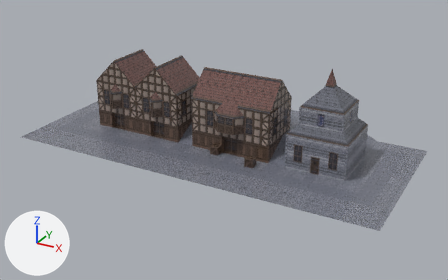
Two versions of the glTF model public/glb/village-1.glb, one commit apart.
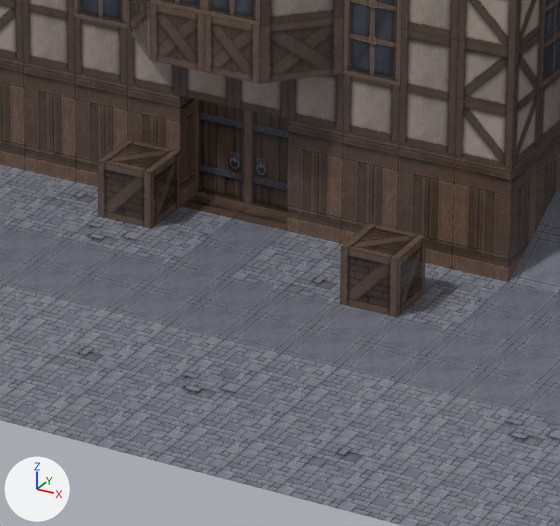
Each version appears first whole from a camera (50 mm lens) standing at (20.54, -54.2, 30.52) and looking at (-11.57, 4.2, 1.32), and next in a close-up on the part from 44% to 62% of the width and 44% to 71% of the height. Lighting does not change. The marker at lower left points along +X, +Y and +Z. The last two pictures show the newer version.

Objects in the first close-up: 'EntityTrimesh.Crate', 'EntityTrimesh.Crate.001', 'EntityTrimesh.Home', 'EntityTrimesh.World'.
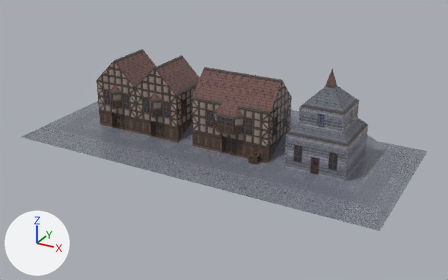
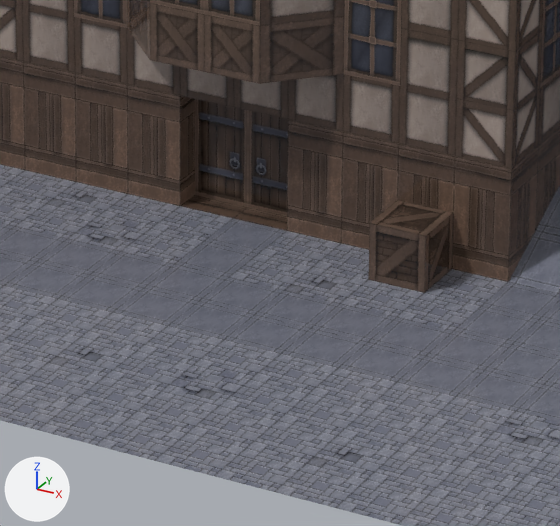
Commit message: Refactor EntityCube

What differs and where, as boxes (x1, y1, x2, y2) in the close-ups (560 x 526 px):
```json
{"object": "EntityTrimesh.Crate", "change": "deleted", "before": [340, 223, 426, 317], "on screen": "brown"}
{"object": "EntityCube.Crate", "change": "added", "after": [368, 200, 453, 293], "on screen": "brown"}
{"object": "EntityTrimesh.Crate.001", "change": "deleted", "before": [98, 139, 180, 228], "on screen": "brown"}
```

Edits to the scene script, one JSON object a line:
```json
{"op": "add", "block": "me_mesh_003_1", "code": ["me_mesh_003_1 = bpy.data.meshes.new('Mesh.003')", "me_mesh_003_1.from_pydata(...)  # a box spanning x -0.5..0.5, y -0.5..0.5, z -0.5..0.5", "me_mesh_003_1.materials.append(mat_material)"]}
{"op": "remove", "block": "ob_entitytrimesh_crate", "code": ["ob_entitytrimesh_crate = bpy.data.objects.new('EntityTrimesh.Crate', me_mesh_003)", "ob_entitytrimesh_crate.location = (-7.0, 2.0, 0.0)"]}
{"op": "remove", "block": "ob_entitytrimesh_crate_001", "code": ["ob_entitytrimesh_crate_001 = bpy.data.objects.new('EntityTrimesh.Crate.001', me_mesh_004)", "ob_entitytrimesh_crate_001.location = (-12.0, 3.0, 0.0)"]}
{"op": "add", "block": "ob_entitycube_crate", "code": ["ob_entitycube_crate = bpy.data.objects.new('EntityCube.Crate', me_mesh_003_1)", "ob_entitycube_crate.location = (-7.0, 3.0, 0.5)"]}
```
